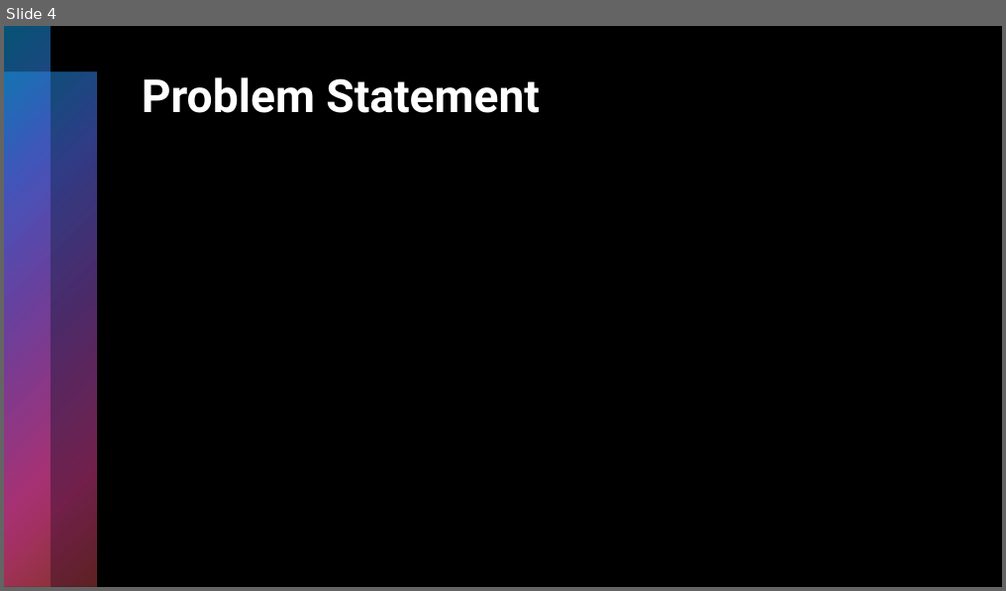
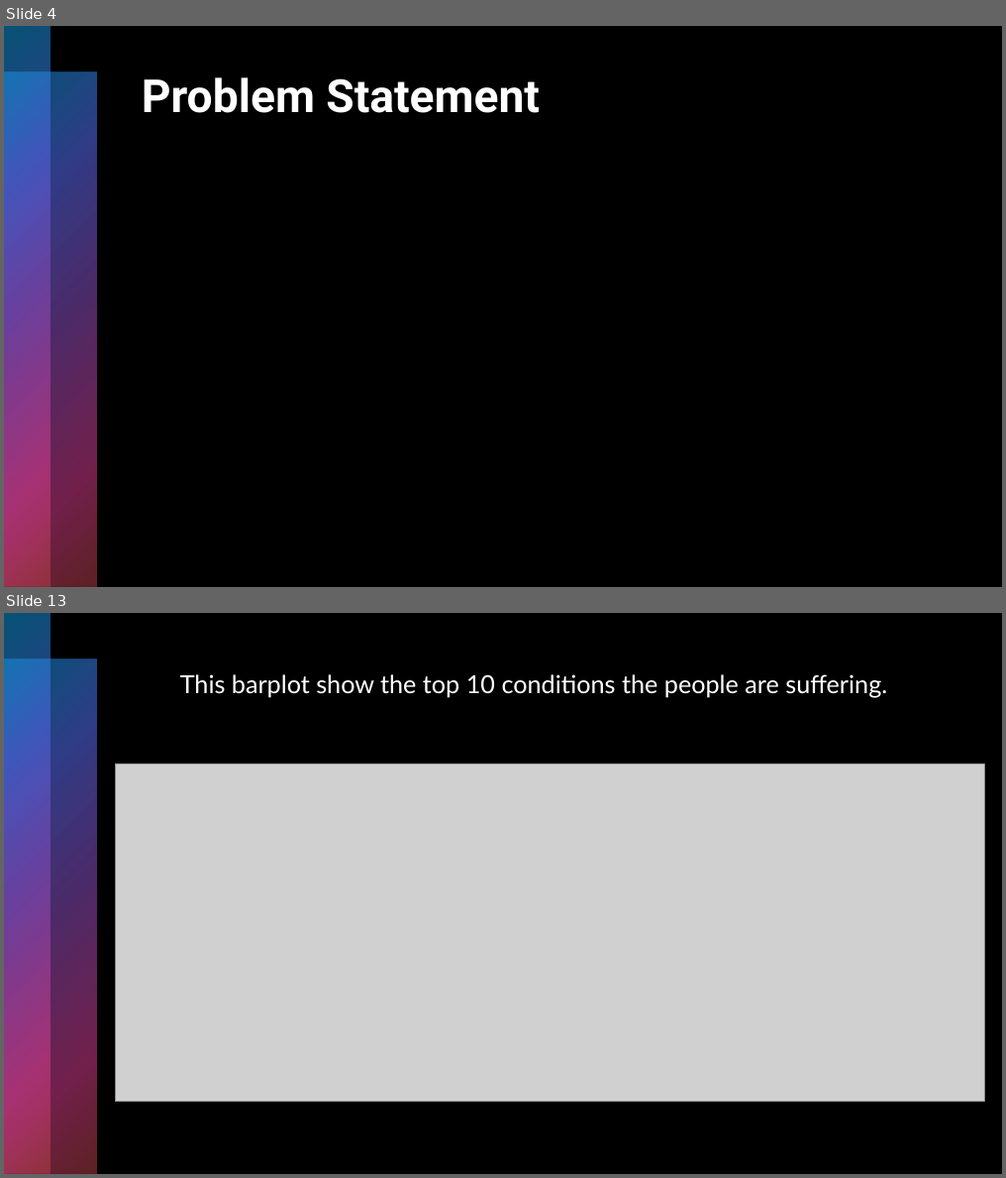
Before and after one commit to Shritej24c/drug_review_NLP, a slide deck: Plots/Drug Review.pptx. Shown one above the other, each under a label of ours: slide 4 before the commit, slides 4 and 13 after it; the slides between them are not shown. The pictures are 1006x591 and 1006x1178 pixels, drawn with LibreOffice and Linux fonts; fonts in the diff are those of the drawing; grey boxes stand for pictures. Boxes give left, top, right and bottom in pixels: in the first picture for what was removed or moved away, otherwise in the second. Text is boxed around its words. In the diff, an @@ line names an element or a change of style, - is before the commit and + after.

```diff
--- a/Plots/Drug Review.pptx
+++ b/Plots/Drug Review.pptx
@@ slide 13 added at (4, 613, 1002, 1174), background #000000; not listed: 2 template elements that a slide beside it also shows @@
@@ text added at (180, 674, 887, 698), 24 pt, text #FFFFFF @@
+This barplot show the top 10 conditions the people are suffering.
@@ picture added at (115, 763, 984, 1102) @@
```
Also in this commit, not shown: 1 slide changed, 16 other slides added, 1 slide removed, 3 other files.
